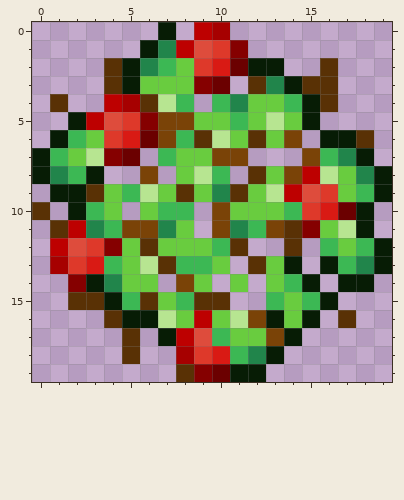
Two versions of one pixel-art sprite, src/images/entities/berry-bush.png. Above: the version before the commit.
The file is 20x20 pixels.
And afterwards:
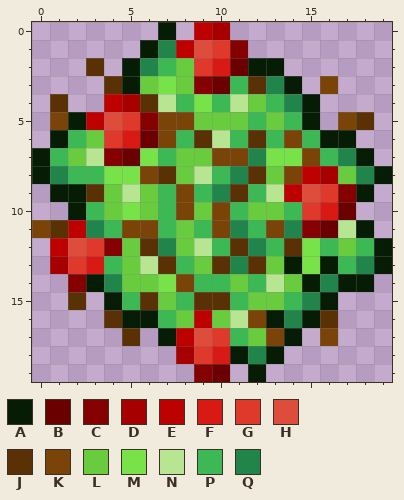
Palette (. is transparent): A #071c05  B #6b0000  C #850000  D #a60000  E #bd0000  F #d91a14  G #de392a  H #de4c3c  J #593105  K #7a4307  L #69cc3f  M #77e349  N #b7e591  P #3cb854  Q #21854b
From the commit log: Make berry bushes drop berries on hit
Difference:
y 2: x 3..4 .J -> J.; x 16 J -> .
y 3: x 7 L -> M; x 11 . -> P; x 15..16 JJ -> .K
y 4: x 9 . -> M; x 11 Q -> N; x 13..14 LP -> PQ; x 16 J -> .
y 5: x 1 . -> K; x 11..14 PLNL -> LPLP; x 17..18 .. -> KJ
y 6: x 11 L -> P; x 13 L -> P; x 15 . -> P; x 18 J -> .
y 7: x 6 . -> M; x 12..14 ... -> QMM
y 8: x 3..5 A.. -> PMM; x 7 . -> J; x 11 . -> Q; x 16 N -> D
y 9: x 5..9 PNLJL -> NLPKP; x 12 L -> P; x 17..19 LPA -> CA.
y 10: x 0 J -> .; x 5 . -> M; x 8..9 P. -> KL; x 11 L -> P; x 18 A -> .
y 11: x 0 . -> K; x 7 Q -> P; x 9 . -> P; x 14 J -> Q; x 16 L -> B
y 12: x 7 L -> Q; x 9 L -> N; x 12..13 .. -> QP; x 15 . -> M
y 13: x 9..11 PL. -> LJQ; x 15 . -> M
y 14: x 7 . -> M; x 9..10 L. -> PP; x 12..14 .LP -> PNL; x 16 . -> Q
y 15: x 3 J -> .; x 11..15 ..PLP -> PLLPQ
y 16: x 7 N -> P; x 14 L -> Q; x 16..17 .J -> J.
y 17: x 10..11 PL -> GP; x 16 . -> K
y 18: x 5 J -> .; x 11 P -> A
y 19: x 8 J -> .; x 11 A -> .
